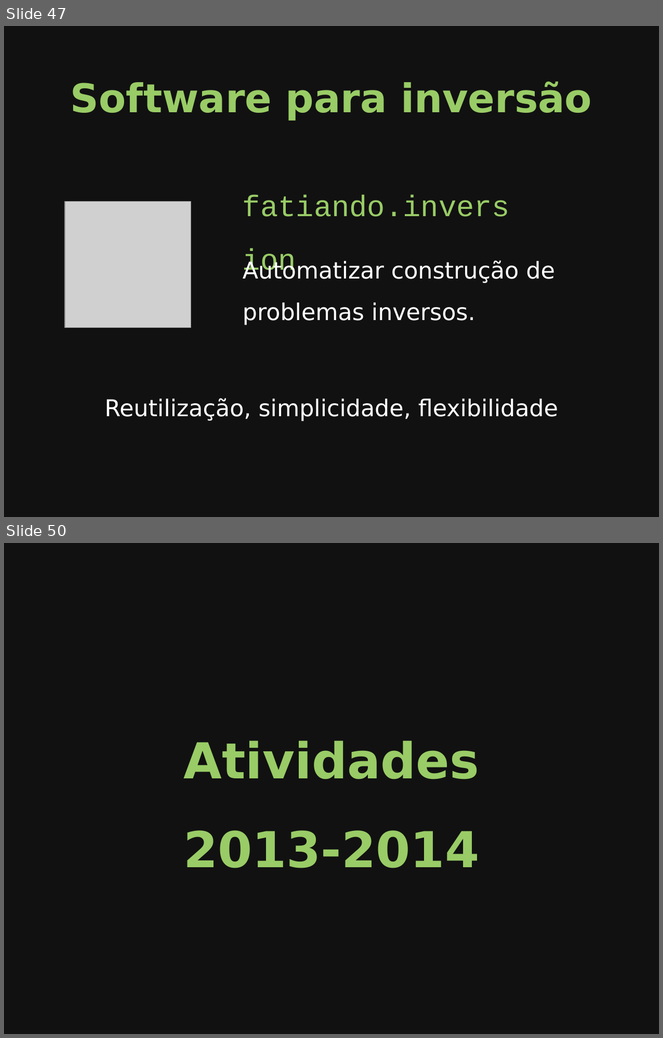
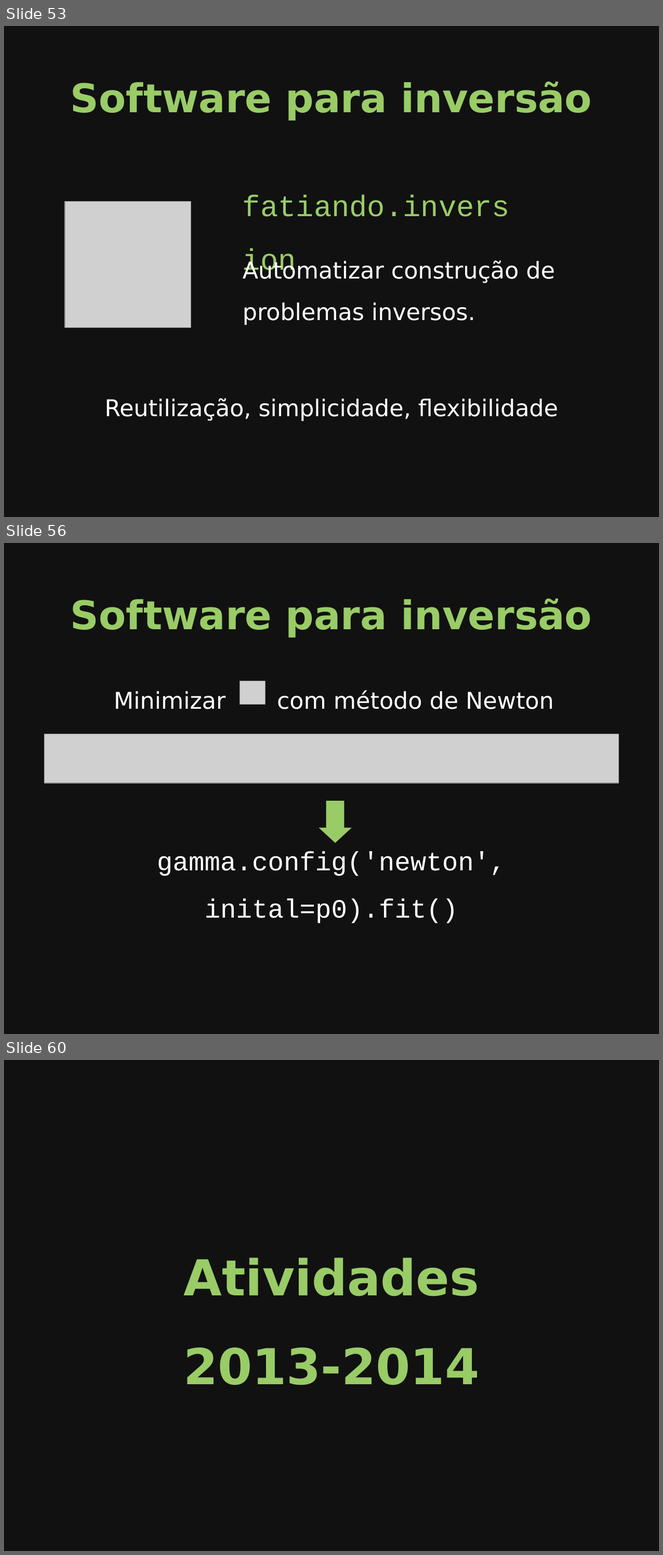
Before and after one commit to leouieda/seminario-on-2014, a slide deck: slides.odp. Shown one above the other, each under a label of ours: slides 47 and 50 before the commit, slides 53, 56 and 60 after it; the slides between them are not shown. The pictures are 663x1038 and 663x1555 pixels, drawn with LibreOffice and Linux fonts; fonts in the diff are those of the drawing; grey boxes stand for pictures. Boxes give left, top, right and bottom in pixels: in the first picture for what was removed or moved away, otherwise in the second. Text is boxed around its words. In the diff, an @@ line names an element or a change of style, - is before the commit and + after.

```diff
--- a/slides.odp
+++ b/slides.odp
@@ slide 56 added at [4, 543, 659, 1034], background #111111 @@
@@ title added at [71, 598, 592, 638], 48 pt, text #99CC66, bold @@
+Software para inversão
@@ picture added at [240, 681, 266, 705] @@
@@ text added at [114, 690, 554, 709], 28 pt, text #FFFFFF @@
+Minimizar com método de Newton
@@ picture added at [45, 734, 619, 783] @@
@@ down arrow added at [319, 801, 352, 843], fill #99CC66 @@
@@ text added at [157, 851, 506, 924], 32 pt, text #FFFFFF @@
+gamma.config('newton', inital=p0).fit()
@@ what was slide 47 is now slide 53 @@
@@ what was slide 50 is now slide 60 @@
```
Also in this commit, not shown: 18 slides changed, 13 other slides added, 4 slides removed, 2 other files.
